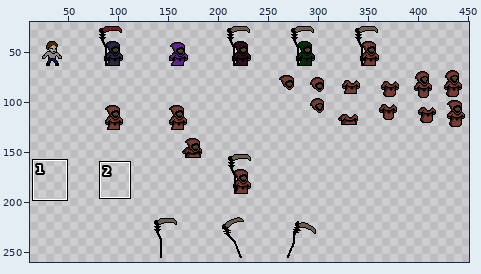
Edited in one commit: pixel-art file (DeathBros/Assets/Sprites/Spritesheets/Player/BigPlayer_Concepts.aseprite). Above, an overview of the earlier version with the close-up marked.
Close-up. Before the edit:
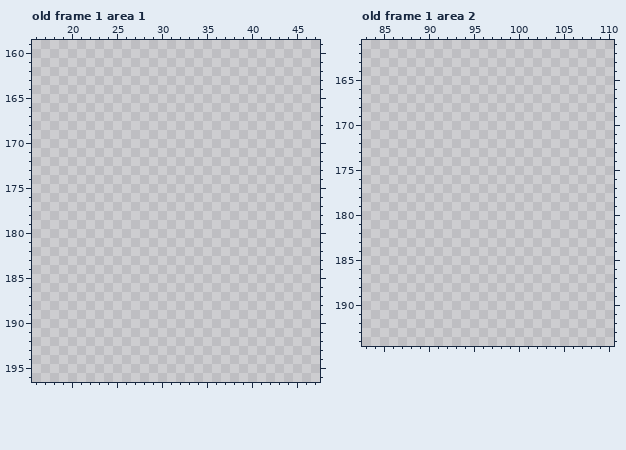
512x512 pixels, 1 frame. Colours within 5 levels of each other are drawn and written as one. Shown: old frame 1 area 1: x 16..47, y 159..196; old frame 1 area 2: x 83..110, y 161..194. The wide view leaves out empty margins. The commit also changed other frames or places, which this record leaves out.
Palette (. is transparent): 
After:
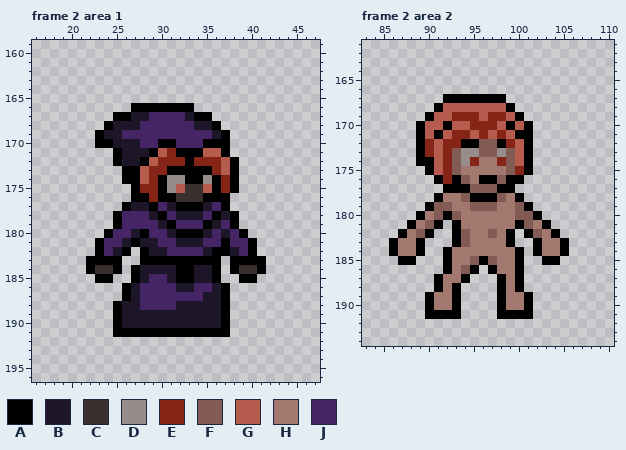
Colours new in this view: A #000000  B #1d1628  C #392f2d  D #968c89  E #862517  F #825c54  G #b65c4e  H #a2786f  J #452565
A new or re-ordered frame is compared with the old frame closest to it.
The author wrote: worked on new player animtions
The exact change:
frames 1 -> 2
Frame 2 area 1 is new; against old frame 1:
y 166: x 27..33 ....... -> AAAAAAA
y 167: x 25..35 ........... -> AABBJJJJBAA
y 168: x 24..36 ............. -> ABBBJJJJJJBBA
y 169: x 23..37 ............... -> ABBJJJJJJJJJJBA
y 170: x 23..37 ............... -> AABBBJJAAJJJAAA
y 171: x 25..37 ............. -> ABBBAGEAAAGGA
y 172: x 25..38 .............. -> ABBAGEEEAEEEGA
y 173: x 26..38 ............. -> AAGEEAAAAAEGA
y 174: x 26..38 ............. -> AAGEADDAADAEA
y 175: x 27..38 ............ -> AEEADGCCGAEA
y 176: x 27..37 ........... -> AAEAACCCAAA
y 177: x 26..37 ............ -> ABBAJBAAABJA
y 178: x 25..38 .............. -> AJJJBAJBBBJABA
y 179: x 25..38 .............. -> AJJJJBAJJJABJA
y 180: x 24..39 ................ -> AJJBAJJBAAABJBJA
y 181: x 23..40 .................. -> AJJBABBJJBBBJJAJJA
y 182: x 23..26 .... -> AJBA; x 28..40 ............. -> ABBJJJJBAABJA
y 183: x 22..25 .... -> AAAA; x 28..36 ......... -> AAAAAAAAA; x 38..41 .... -> AAAA
y 184: x 22..25 .... -> ACCA; x 27..36 .......... -> ABBBBAABBA; x 38..41 .... -> ACCA
y 185: x 23..24 .. -> AA; x 27..36 .......... -> ABJJBAABBA; x 39..40 .. -> AA
y 186: x 26..37 ............ -> ABJJJJBBJJBA
y 187: x 26..37 ............ -> ABJJJJJJJBBA
y 188: x 25..37 ............. -> ABBJJJJBBBBBA
y 189..190: x 25..37 ............. -> ABBBBBBBBBBBA
y 191: x 25..37 ............. -> AAAAAAAAAAAAA
Frame 2 area 2 is new; against old frame 1:
y 167: x 92..98 ....... -> AAAAAAA
y 168: x 91..99 ......... -> AGGGGGGGA
y 169: x 90..100 ........... -> AGGEEEGEEGA
y 170: x 89..101 ............. -> AGGAGGEEEGAGA
y 171: x 89..101 ............. -> AGAGEEGEGEGAA
y 172: x 89..101 ............. -> AEGEEAAFFAEGA
y 173: x 89..101 ............. -> AEGEFDDFFDFGA
y 174: x 89..101 ............. -> AAGEFDEHHEFGA
y 175: x 90..101 ............ -> AGEFHHHHHFEA
y 176: x 91..100 .......... -> AEAFHAAFAA
y 177: x 92..99 ........ -> AAAFFFAA
y 178: x 91..100 .......... -> AHHFAAAFHA
y 179: x 90..101 ............ -> AFFHHFFFHHFA
y 180: x 89..102 .............. -> AHFAFHHHHHHFFA
y 181: x 88..91 .... -> AHFA; x 93..103 ........... -> AHHHHHHAFHA
y 182: x 87..90 .... -> AHFA; x 93..99 ....... -> AFHHFHA; x 101..104 .... -> AFHA
y 183: x 86..89 .... -> AHHA; x 93..99 ....... -> AFHHHHA; x 102..105 .... -> AHHA
y 184: x 86..89 .... -> AHHA; x 92..100 ......... -> AHHHHHHHA; x 102..105 .... -> AHHA
y 185: x 87..88 .. -> AA; x 92..100 ......... -> AHHFAFHHA; x 103..104 .. -> AA
y 186: x 92..95 .... -> AHFA; x 97..100 .... -> AHHA
y 187: x 91..94 .... -> AHHA; x 98..100 ... -> AHA
y 188: x 91..93 ... -> AHA; x 98..100 ... -> AHA
y 189..190: x 90..93 .... -> AHHA; x 98..101 .... -> AHHA
y 191: x 90..93 .... -> AAAA; x 98..101 .... -> AAAA
Boxes around the changes in both close-ups, in picture pixels (x1, y1, x2, y2):
added: (86, 103, 266, 337)
added: (389, 94, 569, 319)
